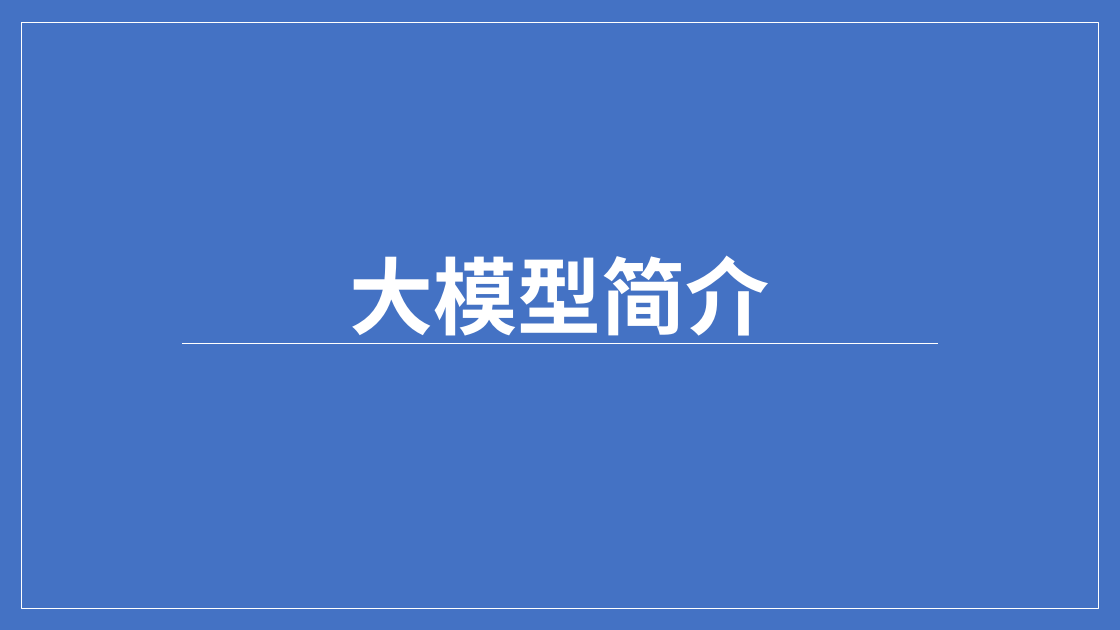
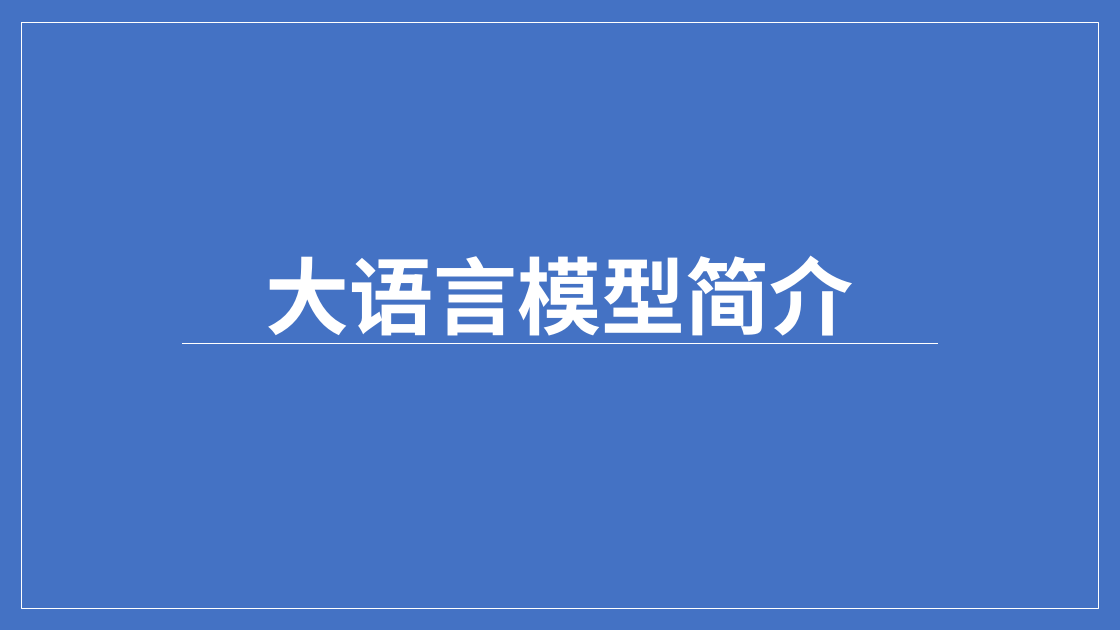
Before and after one commit to ylsdamxssjxxdd/eva, a slide deck: slide 1 of utils/软件介绍.pptx. Drawn at 1120x630 pixels with LibreOffice and Linux fonts; fonts in the diff are those of the drawing. Boxes give left, top, right and bottom in pixels: in the first picture for what was removed or moved away, otherwise in the second. Text is boxed around its words. In the diff, an @@ line names an element or a change of style, - is before the commit and + after.

```diff
--- a/utils/软件介绍.pptx
+++ b/utils/软件介绍.pptx
@@ title at [266, 255, 854, 344]: text changed @@
-大模型简介
+大语言模型简介
```
Also in this commit, not shown: 4 other slides changed, 9 slides added, 2 slides removed, 8 other files.
